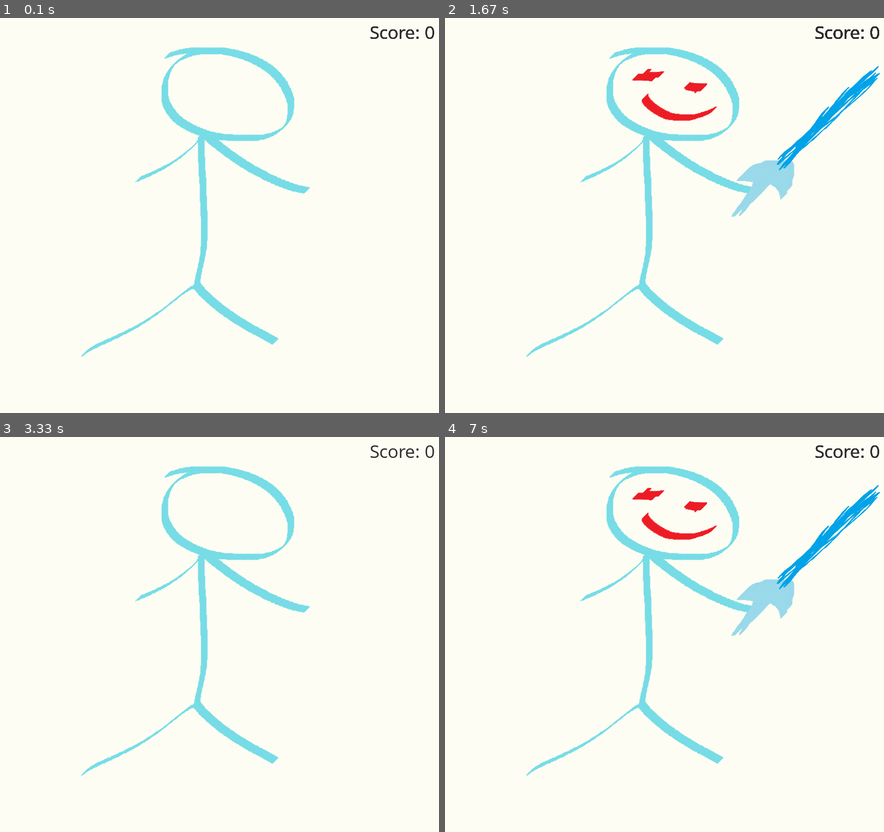
Above: before the commit, frames 1-4 (two rows, left to right).
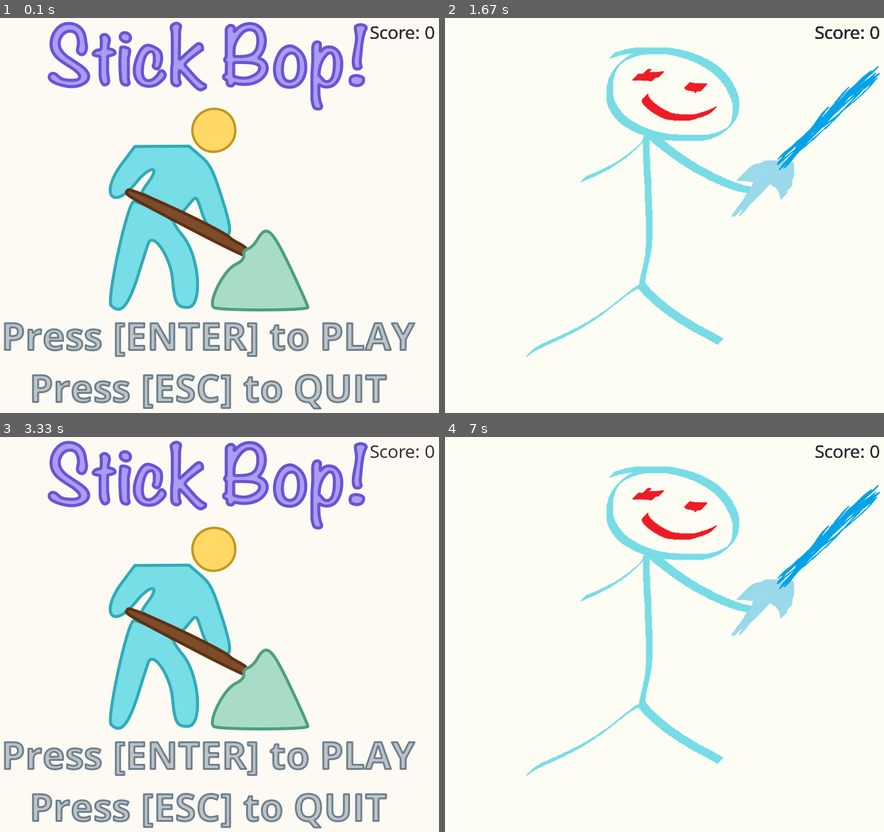
Above: after the commit, the same moments.

Repository: jwl-7/Stick-Bop
Game: pygame game, started from stick-bop.py
The game is run twice, just before and just after one commit, with the same random seed, the same clock (stepped at 60 frames per second) and the same inputs.
Inputs:
- Up to frame 1 (0.1 s): no input
- Up to frame 2 (1.67 s): hold Left 0.33-0.87 s; hold Left 0.9-1.3 s; hold Left from 1.33 s (still down)
- Up to frame 3 (3.33 s): release Left at 1.8 s; hold Left 1.83-2.37 s; hold Left 2.4-2.8 s; hold Left 2.83-3.3 s
- Up to frame 4 (7 s): hold Left 3.33-3.87 s; hold Left 3.9-4.3 s; hold Left 4.33-4.8 s; hold Left 4.83-5.37 s; hold Left 5.4-5.8 s; hold Left 5.83-6.3 s; hold Left 6.33-6.87 s; hold Left from 6.9 s (still down)

The runs differ from the first frame. In frame 1, 26% of the frame differs, in the area x 0-95%, y 0-100%; in frame 2, nothing differs; in frame 3, 26%; in frame 4, nothing differs.

Commit message:
added main menu

Diff:
--- a/stick-bop.py
+++ b/stick-bop.py
@@ -44,7 +44,7 @@
     pygame.display.set_caption('Stick Bop! < TEST >')
 
     # load assets
-    background_image = pygame.image.load(path.join(img_dir, 'stick_pic.png')).convert()
+    background_image = pygame.image.load(path.join(img_dir, 'stick-bop-menu.png')).convert()
     pygame.mixer.music.load(path.join(snd_dir, 'sword_ahhhh.wav'))
     image2 = pygame.image.load(path.join(img_dir, 'stick_pic_sword.png')).convert()
     game_font = pygame.font.Font(path.join(font_dir, 'OpenSans-Regular.ttf'), 30)
@@ -54,8 +54,6 @@
 
     # loop until user presses close button
     done = False
-
-
 
     # program loop
     while done == False:
